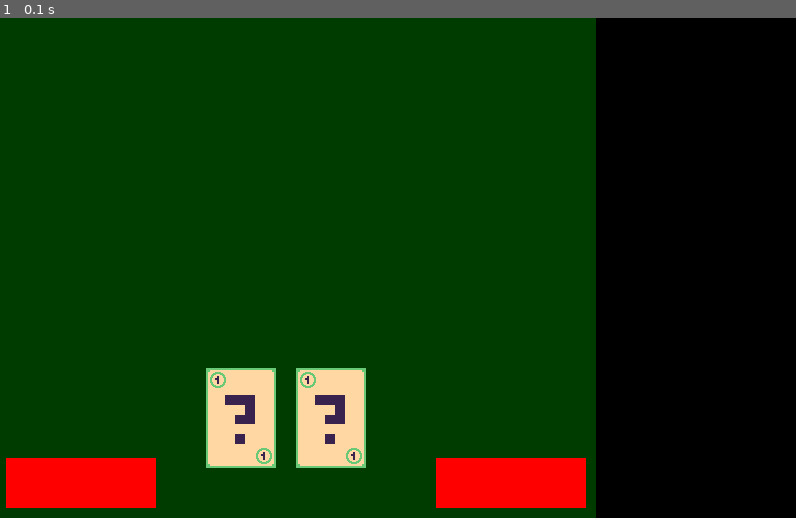
Above: before the commit, frame 1.
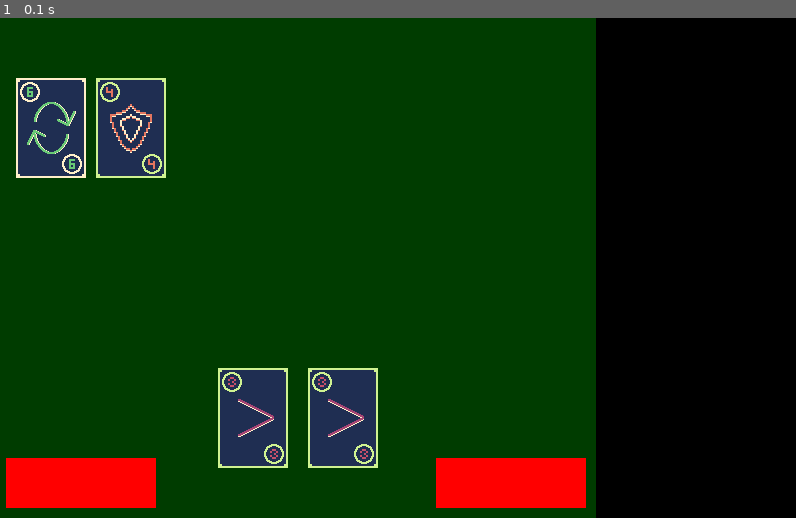
Above: after the commit, the same moment.

Repository: VWait/YandexProjectPygame
Game: pygame game, started from main.py
The game is run twice, just before and just after one commit, with the same random seed, the same clock (stepped at 60 frames per second) and the same inputs.
Inputs:
- Up to frame 1 (0.1 s): no input

The runs differ from the first frame. In frame 1, 7.6% of the frame differs, in the area x 2-48%, y 12-90%.

Commit message:
подгрузил спрайтов и в Card изменил свойство file_name на value

Diff:
--- a/cards.py
+++ b/cards.py
@@ -2,8 +2,34 @@
 
 
 class Card(Sprite):
-    def __init__(self, group, file_name, pos0):
+    def __init__(self, group, value, pos0):
         super().__init__(group)
-        self.image = self.load_image(file_name)
+        self.value = value
+        self.image = self.load_image(f'card{self.value}.png')
         self.rect = self.image.get_rect()
         self.rect.x, self.rect.y = pos0
+
+
+class Card1(Card):
+    def __init__(self, group, pos0):
+        super().__init__(group, 1, pos0)
+
+
+class Card3(Card):
+    def __init__(self, group, pos0):
+        super().__init__(group, 3, pos0)
+
+
+class Card4(Card):
+    def __init__(self, group, pos0):
+        super().__init__(group, 4, pos0)
+
+
+class Card5(Card):
+    def __init__(self, group, pos0):
+        super().__init__(group, 5, pos0)
+
+
+class Card6(Card):
+    def __init__(self, group, pos0):
+        super().__init__(group, 6, pos0)
--- a/main.py
+++ b/main.py
@@ -1,6 +1,6 @@
 import pygame
 import board
-from cards import Card
+import cards
 
 
 size = width, height = 800, 500
@@ -10,7 +10,9 @@
 game_board = board.Board(size, (0, 0), (0.75, 1))
 all_sprites = pygame.sprite.Group()
 for i in range(2):
-    Card(all_sprites, 'card1.png', game_board.get_xy_by_prop((0.35 + i * 0.15, 0.7)))
+    cards.Card3(all_sprites, game_board.get_xy_by_prop((0.37 + i * 0.15, 0.7)))
+cards.Card6(all_sprites, (20, 60))
+cards.Card4(all_sprites, (100, 60))
 
 
 while running:
Binary file added: data/card3.png
Binary file added: data/card4.png
Binary file added: data/card5.png
Binary file added: data/card6.png
